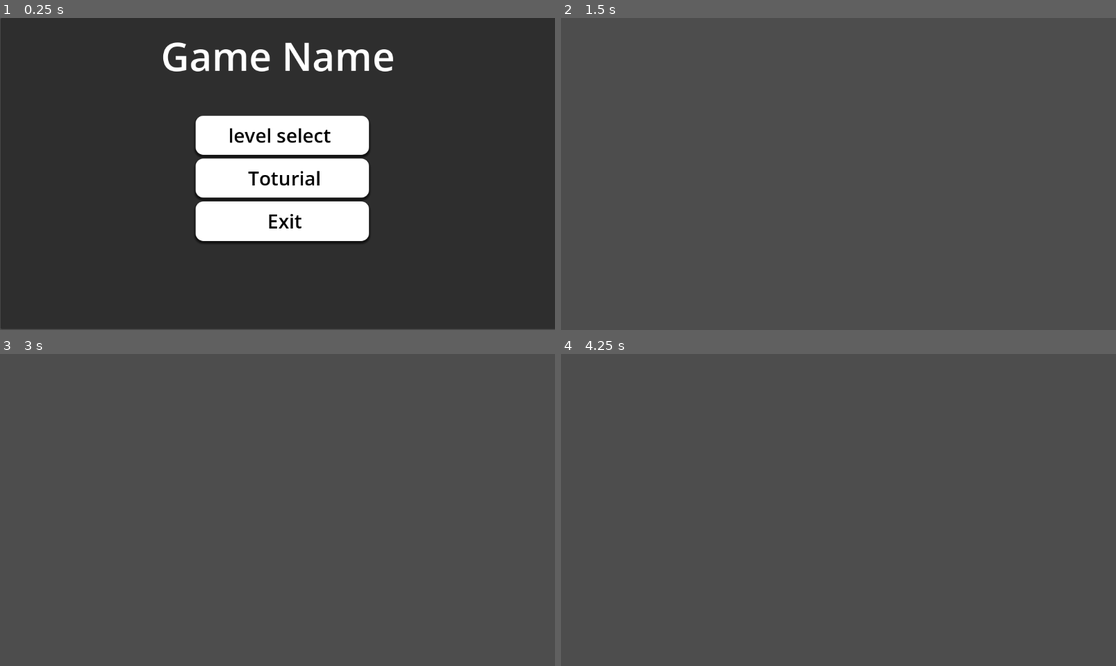
Above: before the commit, frames 1-4 (two rows, left to right).
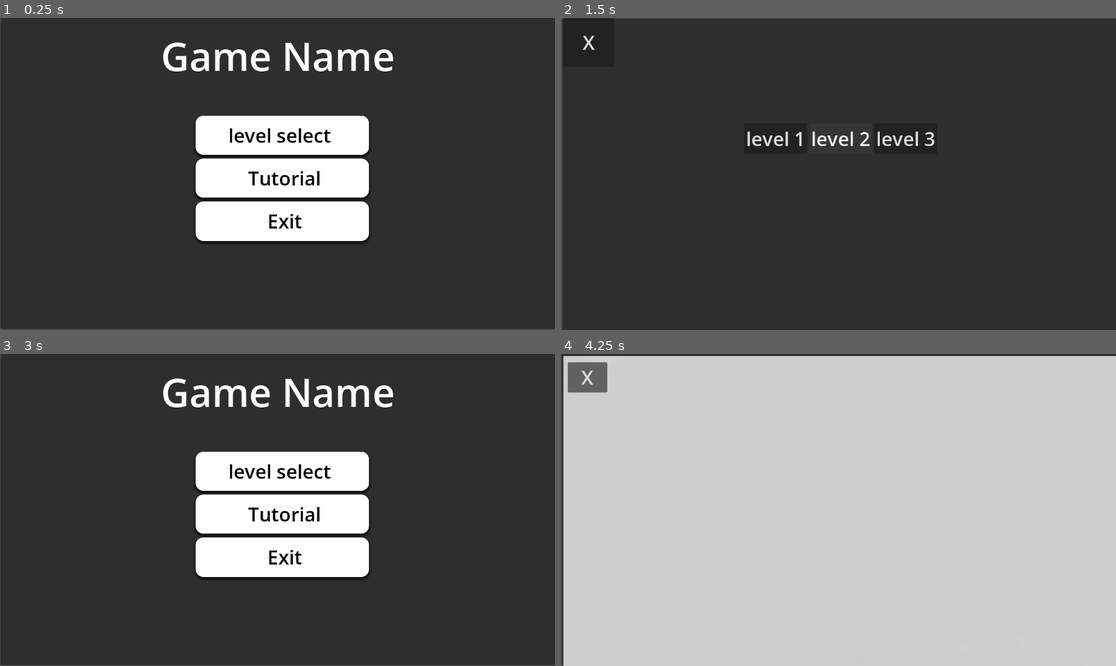
Above: after the commit, the same moments.

Repository: Ammar-Yasser-13/Salakhana-Game-2026
Game: Godot game, scene res://main_menu.tscn
Same seed, same stepped clock (60 frames per second), same inputs: the game is played once before the commit and once after it.
Inputs (mouse positions are in pixels of both pictures, inside the frame that each line leads up to):
- Up to frame 1 (0.25 s): no input
- Up to frame 2 (1.5 s): click "level select" at 0.5 s; click (838, 139) at 1.25 s, where only the run after the commit has a clickable "level 2"
- Up to frame 3 (3 s): click (344, 475) at 2 s, where only the run after the commit has a clickable "level 3"; click (27, 378) at 2.75 s, where only the run after the commit has a clickable "X"
- Up to frame 4 (4.25 s): click (844, 513) at 3.5 s, where only the run after the commit has a clickable "Tutorial"

The runs differ from the first frame. In frame 1, less than 0.1% of the frame differs, in the area x 46-53%, y 49-54%; in frame 2, 99%; in frame 3, 99%, in the area x 0-100%, y 0-100%; in frame 4, 99%.

Commit message:
add tutorial picture and buttons with level numbers

Diff:
--- /dev/null
+++ b/twin-edge/level_select.gd
@@ -0,0 +1,15 @@
+extends Control
+
+
+# Called when the node enters the scene tree for the first time.
+func _ready() -> void:
+	pass # Replace with function body.
+
+
+# Called every frame. 'delta' is the elapsed time since the previous frame.
+func _process(delta: float) -> void:
+	pass
+
+
+func _on_back_button_pressed() -> void:
+	get_tree().change_scene_to_file("res://main_menu.tscn")
--- a/twin-edge/level_select.tscn
+++ b/twin-edge/level_select.tscn
@@ -1,3 +1,59 @@
 [gd_scene format=3 uid="uid://dhaiig30k40ji"]
 
-[node name="level_select" type="Node3D" unique_id=887724632]
+[ext_resource type="Script" uid="uid://d1mbfhhnh1v4" path="res://level_select.gd" id="1_il3u1"]
+
+[node name="level_select" type="Control" unique_id=1835005655]
+layout_mode = 3
+anchors_preset = 15
+anchor_right = 1.0
+anchor_bottom = 1.0
+grow_horizontal = 2
+grow_vertical = 2
+script = ExtResource("1_il3u1")
+
+[node name="Panel" type="Panel" parent="." unique_id=1214581023]
+layout_mode = 0
+offset_left = 3.0
+offset_top = 1.0
+offset_right = 1159.0
+offset_bottom = 654.0
+
+[node name="GridContainer" type="GridContainer" parent="." unique_id=2015766366]
+layout_mode = 1
+anchors_preset = 8
+anchor_left = 0.5
+anchor_top = 0.5
+anchor_right = 0.5
+anchor_bottom = 0.5
+offset_left = -196.0
+offset_top = -105.5
+offset_right = 207.0
+offset_bottom = 131.0
+grow_horizontal = 2
+grow_vertical = 2
+columns = 3
+
+[node name="level1" type="Button" parent="GridContainer" unique_id=1693023252]
+layout_mode = 2
+theme_override_font_sizes/font_size = 40
+text = "level 1"
+
+[node name="level2" type="Button" parent="GridContainer" unique_id=1219737394]
+layout_mode = 2
+theme_override_font_sizes/font_size = 40
+text = "level 2"
+
+[node name="level3" type="Button" parent="GridContainer" unique_id=1367748023]
+layout_mode = 2
+theme_override_font_sizes/font_size = 40
+text = "level 3"
+
+[node name="back_button" type="Button" parent="." unique_id=1441631432]
+layout_mode = 0
+offset_left = 5.0
+offset_right = 110.0
+offset_bottom = 101.0
+theme_override_font_sizes/font_size = 40
+text = "X"
+
+[connection signal="pressed" from="back_button" to="." method="_on_back_button_pressed"]
--- a/twin-edge/main_menu.gd
+++ b/twin-edge/main_menu.gd
@@ -10,16 +10,21 @@
 func _process(delta: float) -> void:
 	pass
 
-
+@onready var tutorial_popup = $"tutorial panel"
 func _on_level_select_pressed() -> void:
 	get_tree().change_scene_to_file("res://level_select.tscn")
 
 
 func _on_toturial_pressed() -> void:
-	get_tree().change_scene_to_file("res://toturial.tscn")
+	tutorial_popup.visible = true
 
 
 
 
 func _on_exit_pressed() -> void:
 	get_tree().quit()
+
+
+
+func _on_close_button_pressed() -> void:
+	tutorial_popup.visible = false
--- a/twin-edge/main_menu.tscn
+++ b/twin-edge/main_menu.tscn
@@ -1,6 +1,7 @@
 [gd_scene format=3 uid="uid://cnyc1qucll737"]
 
 [ext_resource type="Script" uid="uid://raa8vx1jr4ci" path="res://main_menu.gd" id="1_06t4h"]
+[ext_resource type="Texture2D" uid="uid://cim7yypw6h0cn" path="res://download (1).png" id="2_7vrkn"]
 
 [sub_resource type="StyleBoxFlat" id="StyleBoxFlat_rhts7"]
 bg_color = Color(1, 1, 1, 1)
@@ -93,7 +94,7 @@
 theme_override_styles/pressed = SubResource("StyleBoxFlat_06t4h")
 theme_override_styles/hover = SubResource("StyleBoxFlat_7vrkn")
 theme_override_styles/focus = SubResource("StyleBoxEmpty_rhts7")
-text = " Toturial"
+text = " Tutorial"
 
 [node name="Button3" type="Button" parent="VBoxContainer" unique_id=499713698]
 layout_mode = 2
@@ -126,6 +127,30 @@
 horizontal_alignment = 1
 vertical_alignment = 1
 
+[node name="tutorial panel" type="Panel" parent="." unique_id=1408251318]
+visible = false
+layout_mode = 0
+offset_left = -571.0
+offset_top = -320.0
+offset_right = 581.0
+offset_bottom = 328.0
+
+[node name="TextureRect" type="TextureRect" parent="tutorial panel" unique_id=728260396]
+layout_mode = 0
+offset_right = 1157.0
+offset_bottom = 644.0
+texture = ExtResource("2_7vrkn")
+
+[node name="close_button" type="Button" parent="tutorial panel" unique_id=952653751]
+layout_mode = 0
+offset_left = 9.0
+offset_top = 13.0
+offset_right = 91.0
+offset_bottom = 65.0
+theme_override_font_sizes/font_size = 40
+text = "X"
+
 [connection signal="pressed" from="VBoxContainer/Button" to="." method="_on_level_select_pressed"]
 [connection signal="pressed" from="VBoxContainer/Button2" to="." method="_on_toturial_pressed"]
 [connection signal="pressed" from="VBoxContainer/Button3" to="." method="_on_exit_pressed"]
+[connection signal="pressed" from="tutorial panel/close_button" to="." method="_on_close_button_pressed"]
--- a/twin-edge/toturial.tscn
+++ /dev/null
@@ -1,3 +0,0 @@
-[gd_scene format=3 uid="uid://chaj4lbsiut5o"]
-
-[node name="toturial" type="Node3D" unique_id=1384719992]
Not shown, changed: twin-edge/assets/enemy/SWAT.glb.import
Not shown, changed: twin-edge/assets/floors/Cross walk.glb.import
Not shown, changed: twin-edge/assets/floors/Cross walk_Zombie_Atlas.png.import
Not shown, changed: twin-edge/assets/floors/Floor Hole.glb.import
Not shown, changed: twin-edge/assets/floors/Floor Tile.glb.import
Not shown, changed: twin-edge/assets/floors/Road Bits.glb.import
Not shown, changed: twin-edge/assets/floors/Road Bits_citybits_texture.png.import
Not shown, changed: twin-edge/assets/floors/Roof Flat Center.glb.import
Not shown, changed: twin-edge/assets/floors/Roof Flat Center_colormap.png.import
Not shown, changed: twin-edge/assets/floors/Street Straight.glb.import
Not shown, changed: twin-edge/assets/floors/Street Straight_Zombie_Atlas.png.import
Not shown, changed: twin-edge/assets/floors/Street T.glb.import
(and 35 more such lines)
